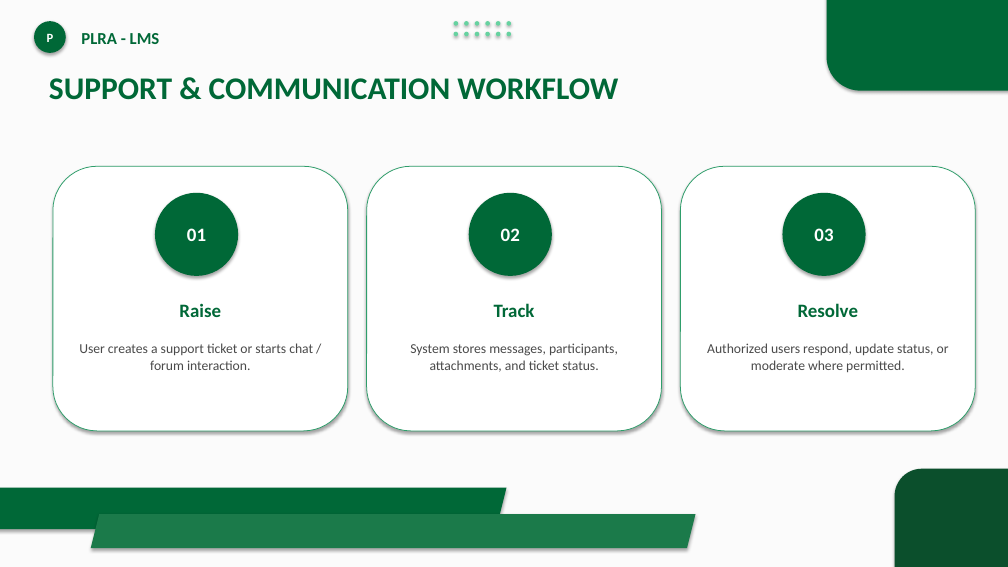
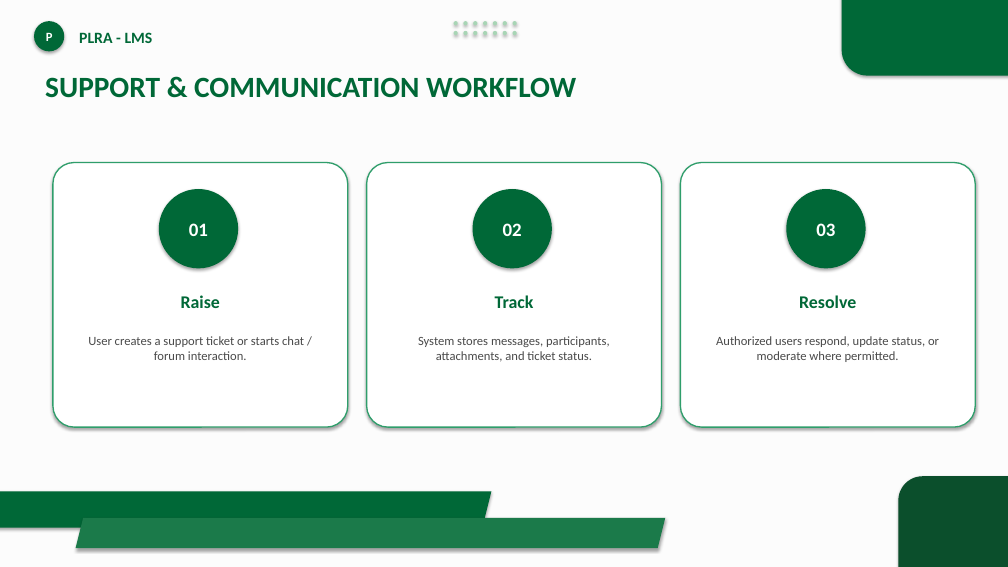
Before and after one commit to GulraizAhmed/GulraizAhmed, a slide deck: slide 16 of PLRA_LMS_Presentation.pptx. Drawn at 1008x567 pixels with LibreOffice and Linux fonts; fonts in the diff are those of the drawing. Boxes give left, top, right and bottom in pixels: in the first picture for what was removed or moved away, otherwise in the second. Text is boxed around its words. In the diff, an @@ line names an element or a change of style, - is before the commit and + after.

```diff
--- a/PLRA_LMS_Presentation.pptx
+++ b/PLRA_LMS_Presentation.pptx
@@ rectangle at <box>0,0,1008,567</box>: fill #FBFBFB to #FCFCFC @@
@@ text "PLRA - LMS" at <box>79,32,153,43</box>: size 16 to 15 pt; less space between paragraphs @@
@@ ellipse: place and size @@
-ellipse at <box>507,21,511,26</box>
+ellipse at <box>503,21,507,26</box>
@@ fill #66D2A0 to #A8D5B5 in 12 elements at <box>454,21,458,26</box>, <box>464,21,468,26</box>, <box>473,21,478,26</box>, <box>483,21,488,26</box>, <box>493,21,498,26</box>, <box>503,21,507,26</box>, <box>454,31,458,36</box>, <box>464,31,468,36</box>, <box>473,31,478,36</box>, <box>483,31,488,36</box>, <box>493,31,498,36</box>, <box>513,21,517,26</box> @@
@@ ellipse: place and size @@
-ellipse at <box>454,32,458,36</box>
+ellipse at <box>513,21,517,26</box>
@@ rounded rectangle: place and size @@
-rounded rectangle at <box>827,0,1008,91</box>
+rounded rectangle at <box>842,0,1008,76</box>
@@ rounded rectangle at <box>842,0,1008,76</box>: proportions changed @@
@@ 3 ellipses: place and size @@
-3 ellipses at <box>464,32,490,36</box>
+3 ellipses at <box>454,31,478,36</box>
@@ ellipse: place and size @@
-ellipse at <box>496,32,501,36</box>
+ellipse at <box>483,31,488,36</box>
@@ ellipse: place and size @@
-ellipse at <box>507,32,511,36</box>
+ellipse at <box>493,31,498,36</box>
@@ ellipse added at <box>503,31,507,36</box>, fill #A8D5B5 @@
@@ ellipse added at <box>513,31,517,36</box>, fill #A8D5B5 @@
@@ text "SUPPORT & COMMUNICATION WORKFLOW" at <box>45,77,576,98</box>: size 30 to 28 pt; less space between paragraphs @@
@@ 3 rounded rectangles: place and size @@
-3 rounded rectangles at <box>53,166,975,431</box>
+3 rounded rectangles at <box>53,163,975,427</box>
@@ outline #2F9E6B 0.75 pt to #2F9E6B 1.25 pt; proportions changed in 3 elements at <box>53,163,348,427</box>, <box>367,163,662,427</box>, <box>681,163,975,427</box> @@
@@ ellipse "01": place and size @@
-ellipse "01" at <box>155,193,238,276</box>
+ellipse "01" at <box>159,189,238,268</box>
@@ ellipse "02": place and size @@
-ellipse "02" at <box>469,193,552,276</box>
+ellipse "02" at <box>473,189,552,268</box>
@@ less space between paragraphs in 4 elements at <box>34,21,64,51</box>, <box>159,189,238,268</box>, <box>473,189,552,268</box>, <box>786,189,866,268</box> @@
@@ ellipse "03": place and size @@
-ellipse "03" at <box>783,193,866,276</box>
+ellipse "03" at <box>786,189,866,268</box>
@@ size 18 to 17 pt; less space between paragraphs in 3 elements at <box>181,295,220,308</box>, <box>495,295,534,308</box>, <box>799,295,856,308</box> @@
@@ 6 texts: place and size @@
-6 texts at <box>79,303,949,372</box>
+6 texts at <box>88,295,939,362</box>
@@ size 13 to 12 pt; less space between paragraphs in 3 elements at <box>88,336,304,360</box>, <box>418,336,610,362</box>, <box>716,336,939,362</box> @@
@@ rounded rectangle: place and size @@
-rounded rectangle at <box>895,469,1008,567</box>
+rounded rectangle at <box>898,476,1008,567</box>
@@ parallelogram: place and size @@
-parallelogram at <box>0,488,507,529</box>
+parallelogram at <box>0,492,492,528</box>
@@ parallelogram: place and size @@
-parallelogram at <box>91,514,696,548</box>
+parallelogram at <box>76,518,665,548</box>
```
Also in this commit, not shown: 17 other slides changed, 1 other file.
